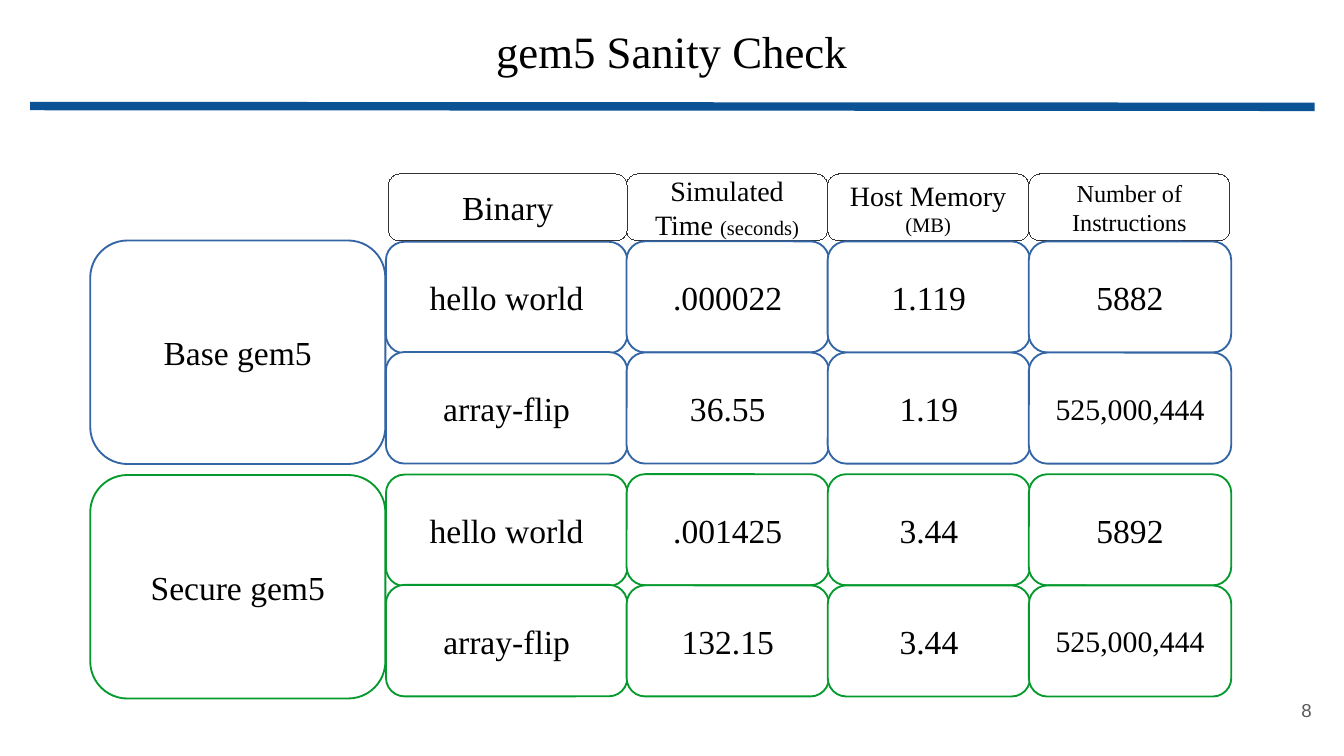
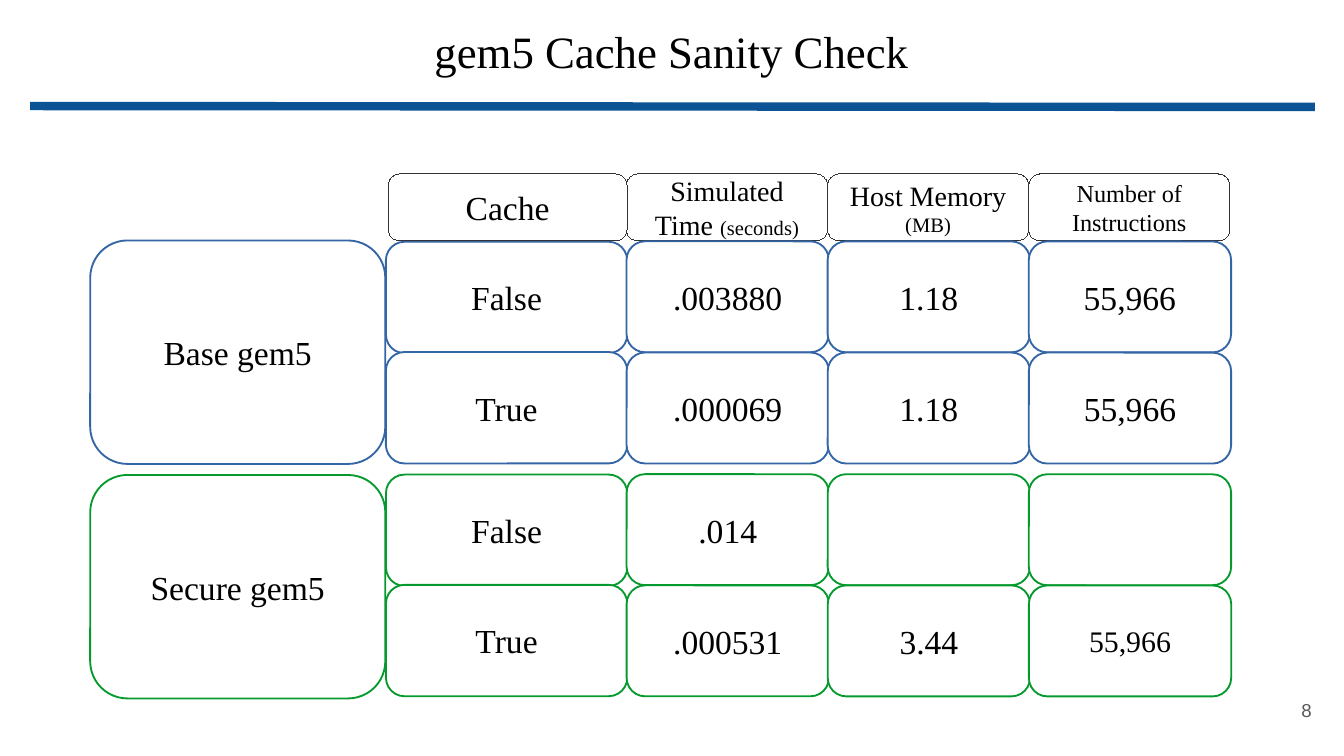
Before and after one commit to wbuz24/grad-research, a slide deck: slide 8 of presentations/update.pptx. Drawn at 1344x756 pixels with LibreOffice and Linux fonts; fonts in the diff are those of the drawing. Boxes give left, top, right and bottom in pixels: in the first picture for what was removed or moved away, otherwise in the second. Text is boxed around its words. In the diff, an @@ line names an element or a change of style, - is before the commit and + after.

Commit message:
ppt

```diff
--- a/presentations/update.pptx
+++ b/presentations/update.pptx
@@ title at [434, 37, 908, 78]: text changed @@
-gem5 Sanity Check
+gem5 Cache Sanity Check
@@ text in rounded rectangle at [466, 196, 550, 221]: text changed @@
-Binary
+Cache
@@ text in rounded rectangle at [471, 286, 542, 311]: text changed @@
-hello world
+False
@@ text in rounded rectangle at [673, 287, 782, 311]: text changed @@
-.000022
+.003880
@@ text in rounded rectangle at [899, 287, 958, 311]: text changed @@
-1.119
+1.18
@@ text in rounded rectangle at [1084, 287, 1176, 315]: text changed @@
-5882
+55,966
@@ text in rounded rectangle at [475, 399, 537, 422]: text changed @@
-array-flip
+True
@@ text in rounded rectangle at [673, 398, 782, 422]: text changed @@
-36.55
+.000069
@@ text in rounded rectangle at [899, 398, 958, 422]: text changed @@
-1.19
+1.18
@@ text in rounded rectangle at [1084, 398, 1176, 426]: text changed; size 16 to 18 pt @@
-525,000,444
+55,966
@@ text in rounded rectangle at [471, 519, 542, 544]: text changed @@
-hello world
+False
@@ text in rounded rectangle at [698, 520, 757, 544]: text changed @@
-.001425
+.014
@@ text in rounded rectangle at [900, 520, 959, 544]: text removed @@
-3.44
@@ text in rounded rectangle at [1096, 520, 1163, 544]: text removed @@
-5892
@@ text in rounded rectangle at [475, 631, 537, 654]: text changed @@
-array-flip
+True
@@ text in rounded rectangle at [673, 631, 782, 655]: text changed @@
-132.15
+.000531
@@ text in rounded rectangle at [1089, 632, 1171, 657]: text changed @@
-525,000,444
+55,966
```
Also in this commit, not shown: 1 other slide changed, 1 slide removed.
